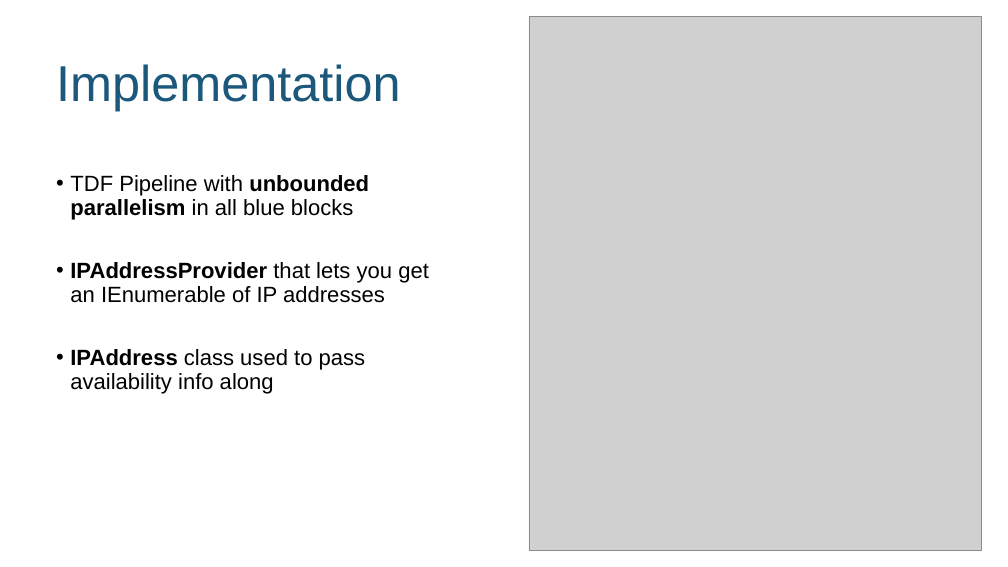
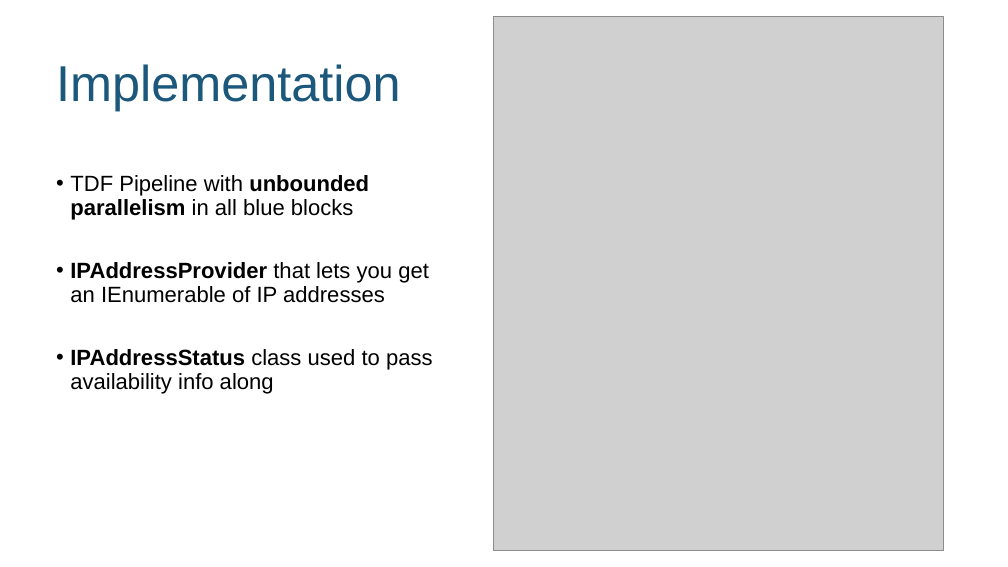
Before and after one commit to KiraGreifeneder/ping-list-bot, a slide deck: slide 3 of slides.pptx. Drawn at 1008x567 pixels with LibreOffice and Linux fonts; fonts in the diff are those of the drawing; grey boxes stand for pictures. Boxes give left, top, right and bottom in pixels: in the first picture for what was removed or moved away, otherwise in the second. Text is boxed around its words. In the diff, an @@ line names an element or a change of style, - is before the commit and + after.

```diff
--- a/slides.pptx
+++ b/slides.pptx
@@ picture: place and size @@
-picture at (529,16,982,551)
+picture at (494,16,944,551)
@@ text at (70,349,433,394): text changed @@
-• IPAddress class used to pass availability info along
+• IPAddressStatus class used to pass availability info along
```
Also in this commit, not shown: 12 other files.
